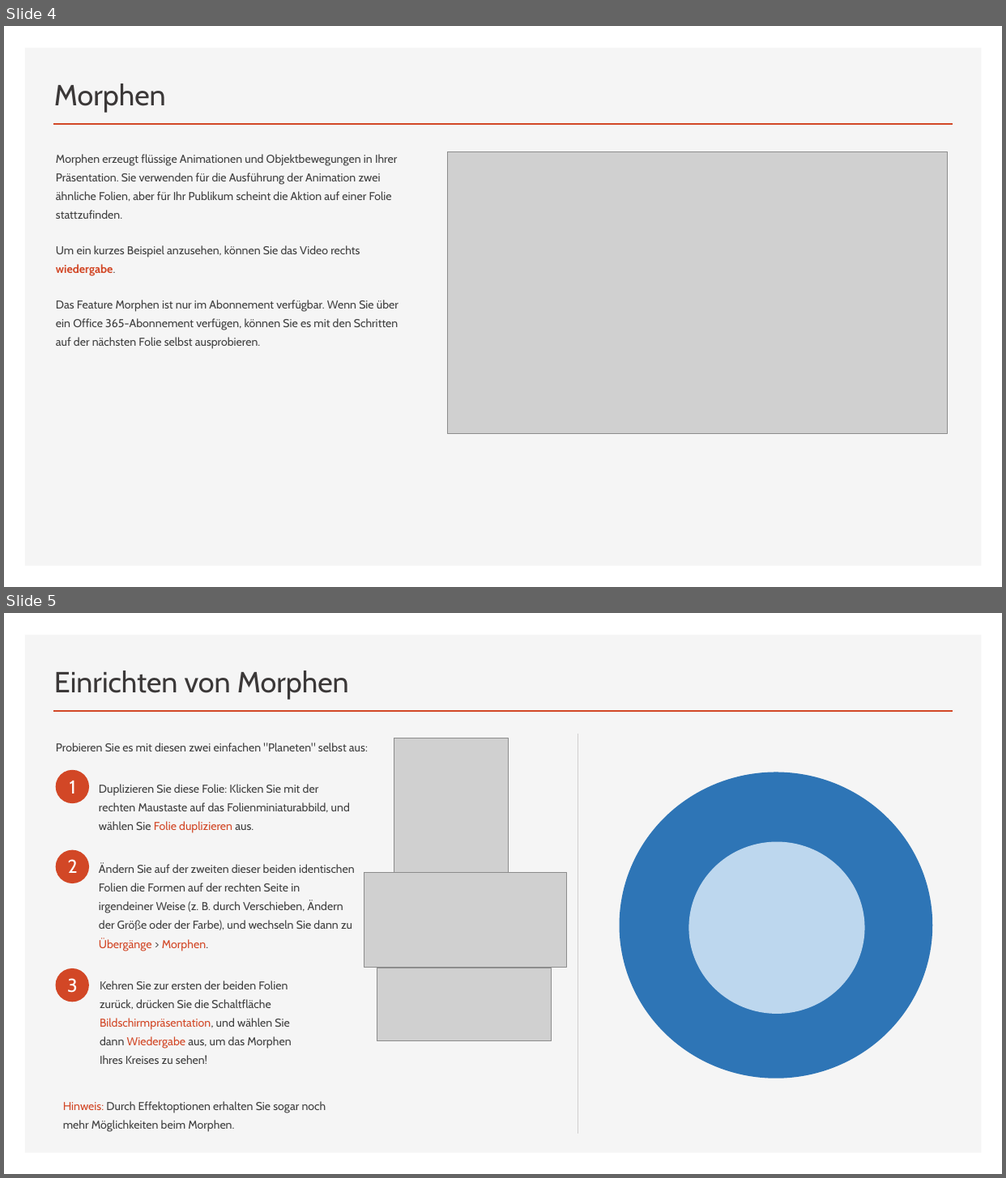
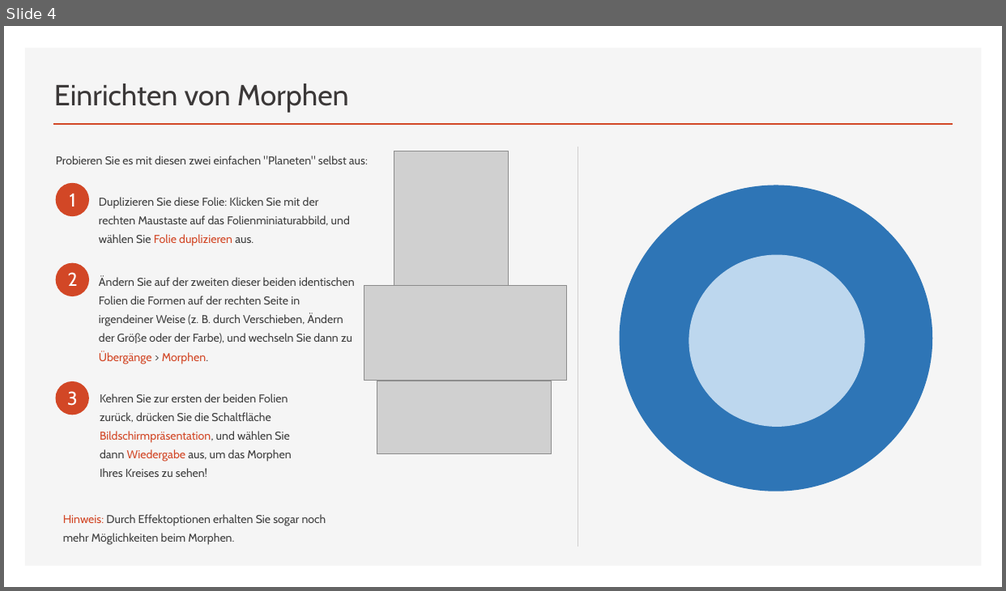
Before and after one commit to annapuu/gruppe3, a slide deck: 4_Presentation/Präsentation.pptx. Shown one above the other, each under a label of ours: slides 4 and 5 before the commit, slide 4 after it. The pictures are 1006x1178 and 1006x591 pixels, drawn with LibreOffice and Linux fonts; fonts in the diff are those of the drawing; grey boxes stand for pictures. Boxes give left, top, right and bottom in pixels: in the first picture for what was removed or moved away, otherwise in the second. Text is boxed around its words. In the diff, an @@ line names an element or a change of style, - is before the commit and + after.

```diff
--- a/4_Presentation/Präsentation.pptx
+++ b/4_Presentation/Präsentation.pptx
@@ slide 4 removed at [4, 26, 1002, 587], background #FFFFFF; not listed: 2 template elements that a slide beside it also shows @@
@@ title removed at [54, 84, 166, 112] @@
-Morphen
@@ text removed at [56, 154, 398, 349] @@
-Morphen erzeugt flüssige Animationen und Objektbewegungen in Ihrer Präsentation. Sie verwenden für die Ausführung der Animation zwei ähnliche Folien, aber für Ihr Publikum scheint die Aktion auf einer Folie stattzufinden.
-Um ein kurzes Beispiel anzusehen, können Sie das Video rechts wiedergabe.
-Das Feature Morphen ist nur im Abonnement verfügbar. Wenn Sie über ein Office 365-Abonnement verfügen, können Sie es mit den Schritten auf der nächsten Folie selbst ausprobieren.
@@ picture removed at [448, 152, 948, 433] @@
@@ what was slide 5 is now slide 4 @@
```
Also in this commit, not shown: 2 slides changed, 3 other slides removed.
